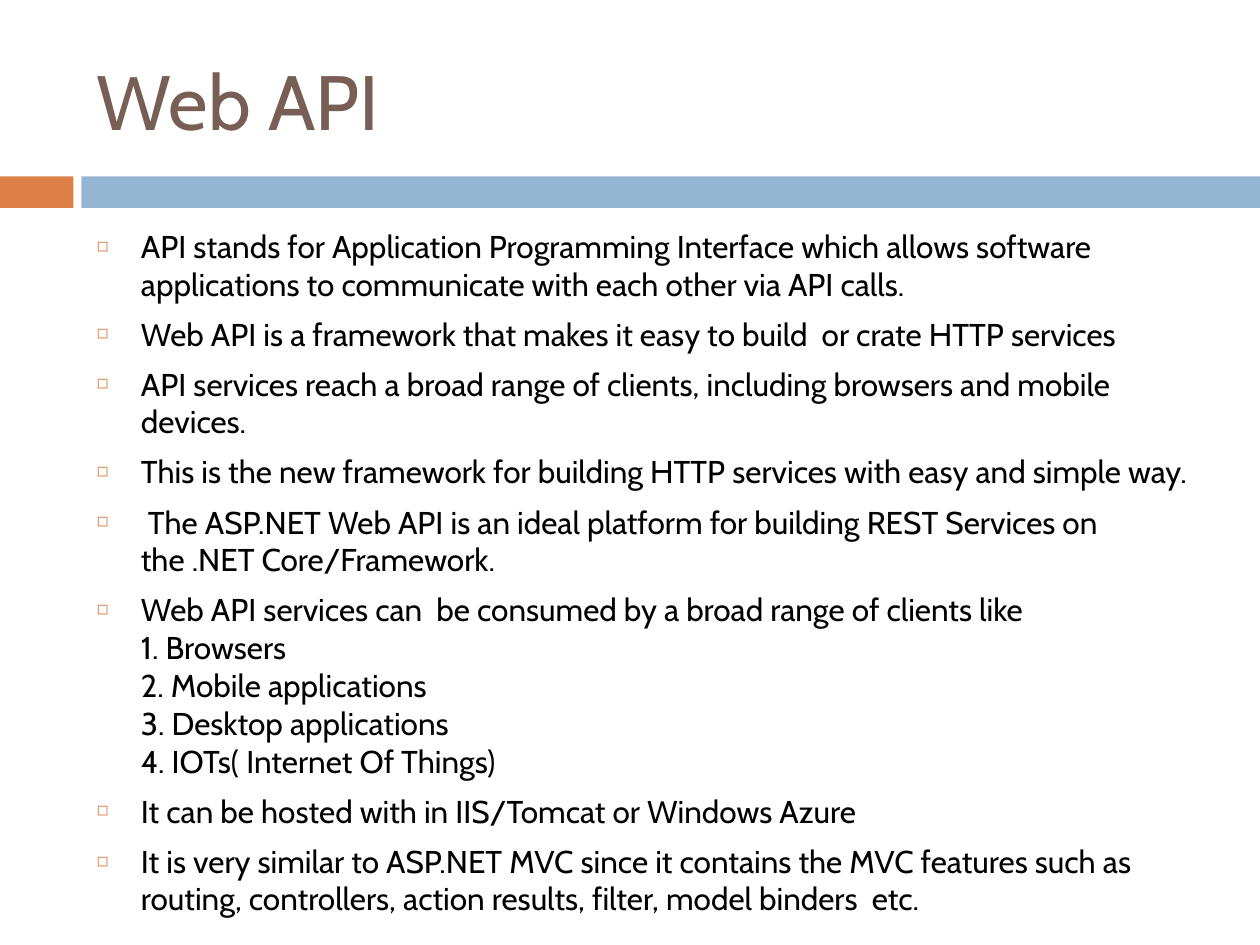
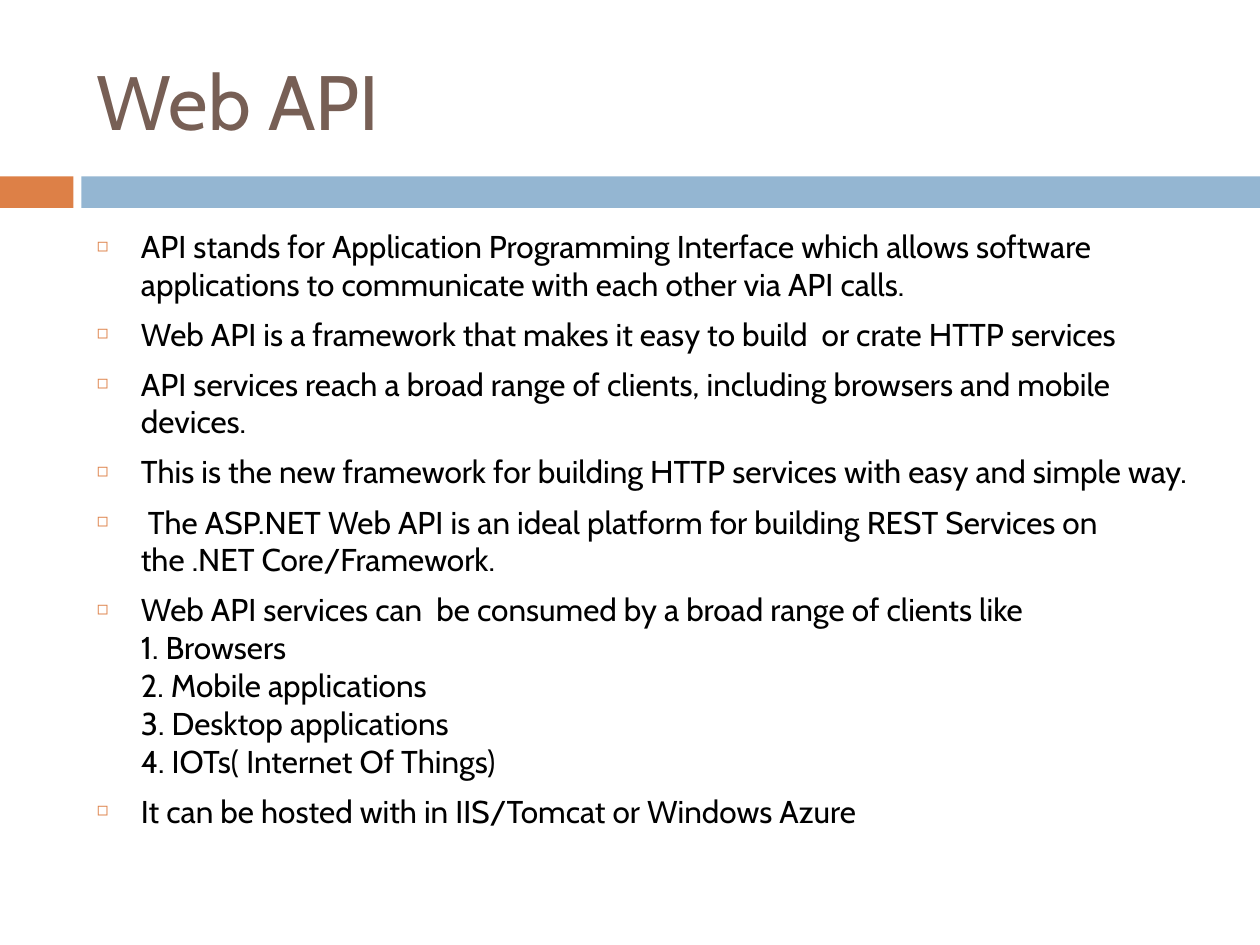
Before and after one commit to sandotnet/Iprime-batch1, a slide deck: slide 4 of Asp.net Core/PPT/WebApi.pptx. Drawn at 1260x945 pixels with LibreOffice and Linux fonts; fonts in the diff are those of the drawing. Boxes give left, top, right and bottom in pixels: in the first picture for what was removed or moved away, otherwise in the second. Text is boxed around its words. In the diff, an @@ line names an element or a change of style, - is before the commit and + after.

```diff
--- a/Asp.net Core/PPT/WebApi.pptx
+++ b/Asp.net Core/PPT/WebApi.pptx
@@ text at bbox=[141, 849, 1131, 918]: paragraph removed @@
-◻ It is very similar to ASP.NET MVC since it contains the MVC features such as routing, controllers, action results, filter, model binders etc.
```
Also in this commit, not shown: 3 other slides changed, 1 other file.
